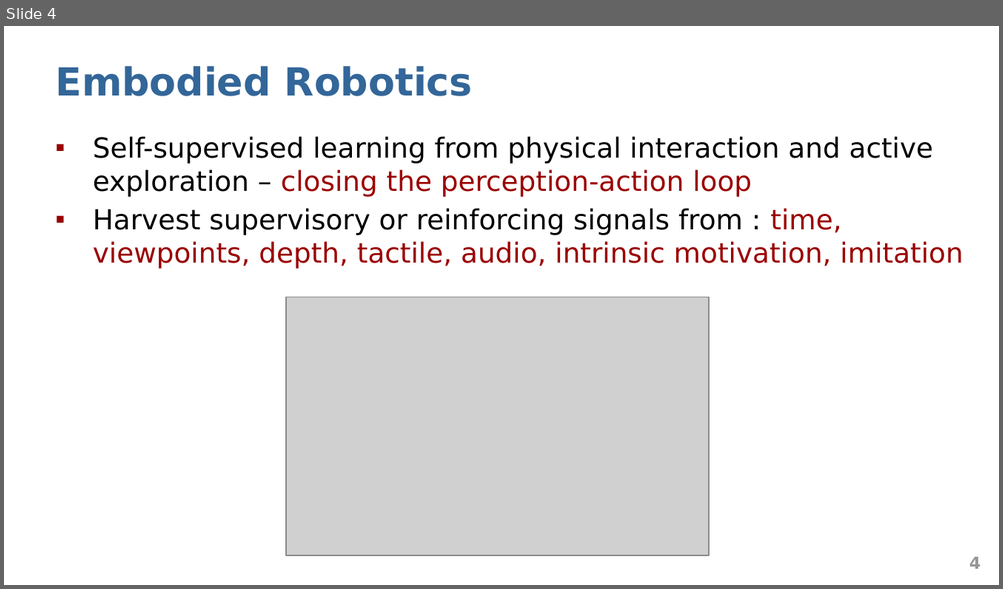
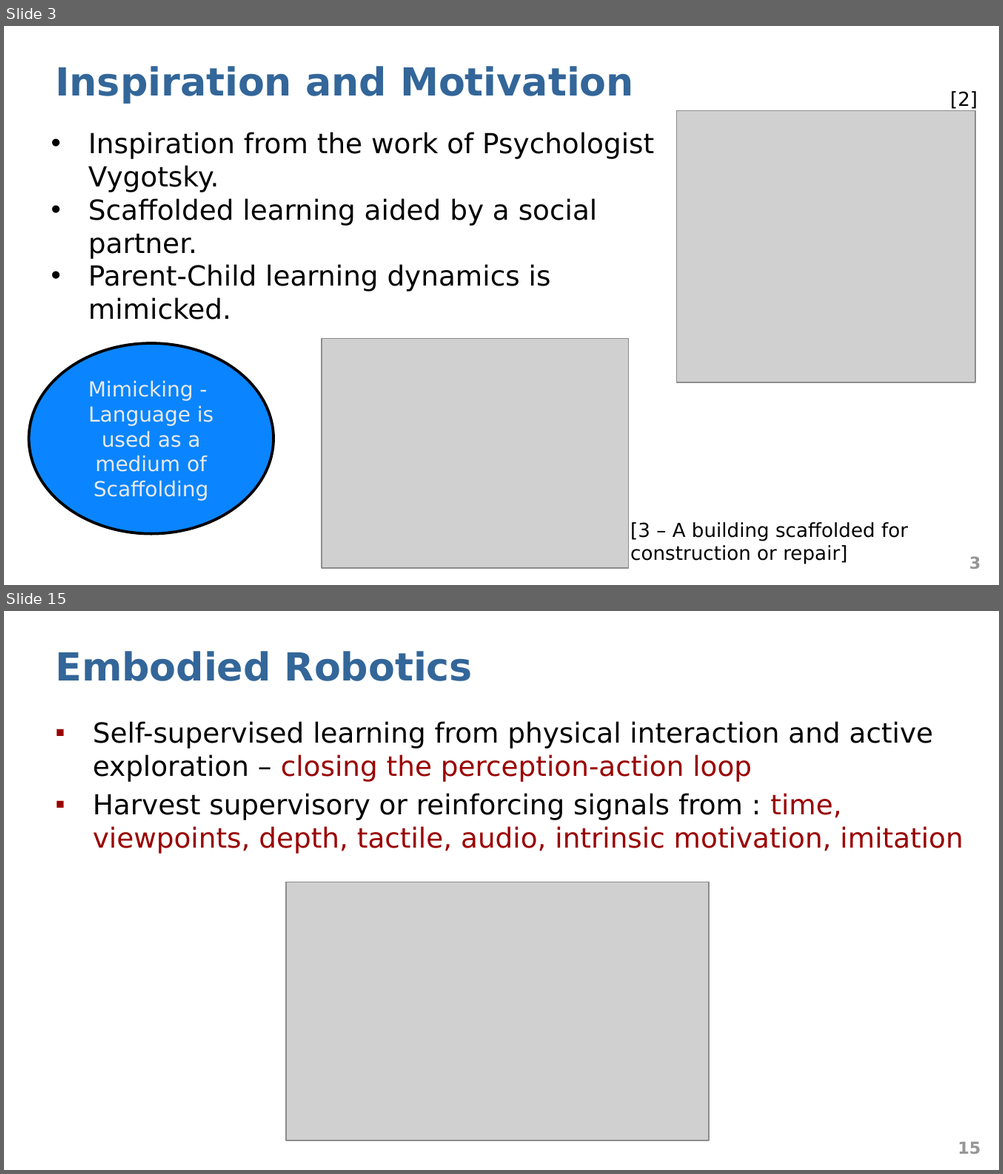
Before and after one commit to abduskhazi/deep-reinforcement-learning-seminar, a slide deck: presentation.pptx. Shown one above the other, each under a label of ours: slide 4 before the commit, slides 3 and 15 after it; the slides between them are not shown. The pictures are 1003x589 and 1003x1174 pixels, drawn with LibreOffice and Linux fonts; fonts in the diff are those of the drawing; grey boxes stand for pictures. Boxes give left, top, right and bottom in pixels: in the first picture for what was removed or moved away, otherwise in the second. Text is boxed around its words. In the diff, an @@ line names an element or a change of style, - is before the commit and + after.

```diff
--- a/presentation.pptx
+++ b/presentation.pptx
@@ slide 3 added at [4,26,999,585], background #FFFFFF @@
@@ title added at [55,66,634,104], 28 pt, text #336699, bold @@
+Inspiration and Motivation
@@ text added at [950,91,977,109], 14 pt, text #000000 @@
+[2]
@@ picture added at [677,110,975,383] @@
@@ text added at [88,132,654,320], 20 pt, text #000000 @@
+• Inspiration from the work of Psychologist Vygotsky.
+• Scaffolded learning aided by a social
+  partner.
+• Parent-Child learning dynamics is
+  mimicked.
@@ ellipse added at [29,343,273,534], fill #0A85FF, outline #000000 2 pt, 15 pt, text #EAEAEA @@
+Mimicking -
+Language is used as a medium of Scaffolding
@@ picture added at [321,338,628,568] @@
@@ text added at [630,523,908,565], 14 pt, text #000000 @@
+[3 – A building scaffolded for construction or repair]
@@ page number added at [969,557,981,569], 12 pt, text #969696, bold @@
+3
@@ what was slide 4 is now slide 15 @@
@@ page number at [957,1142,980,1154]: text changed @@
-4
+15
```
Also in this commit, not shown: 14 other slides added, 4 slides removed.
